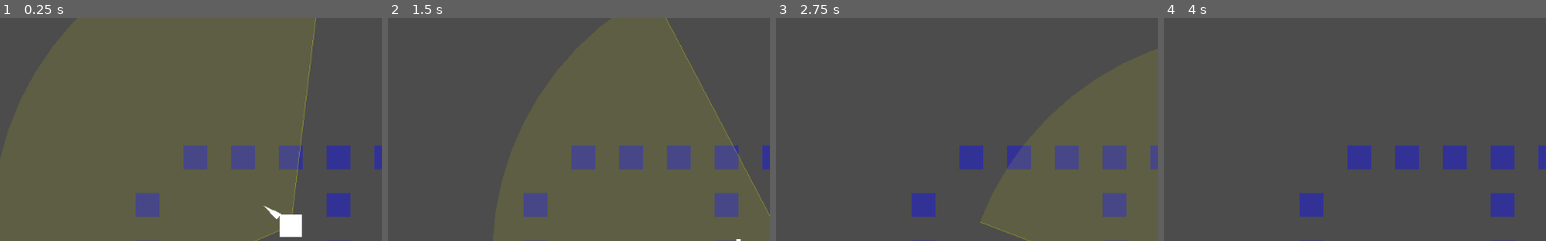
Above: before the commit, frames 1-4 (left to right).
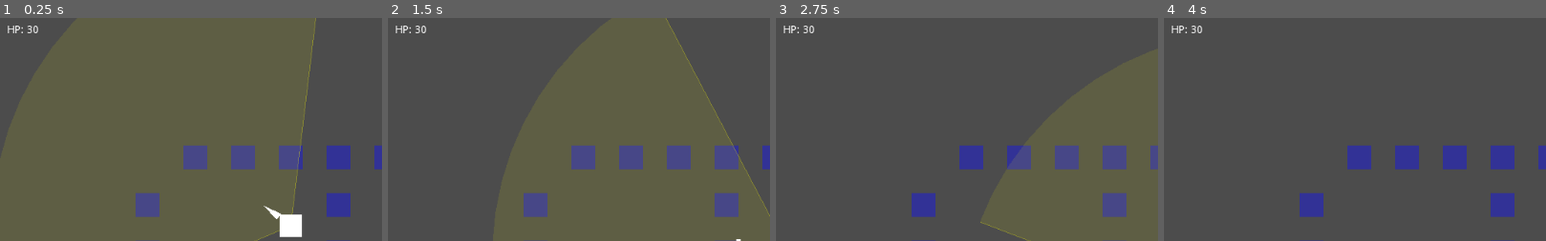
Above: after the commit, the same moments.

Repository: tvorj/topdownshooter
Game: Godot game, scene res://World.tscn
Same seed, same stepped clock (60 frames per second), same inputs: the game is played once before the commit and once after it. The engine's default icon, where the game draws it, is replaced by a stand-in: a white triangle on a blue panel in a dark square.
Inputs (mouse positions are % of the whole screen's width and height, from its top left):
- Up to frame 1 (0.25 s): no input
- Up to frame 2 (1.5 s): tap Enter at 0.5 s; move the mouse to (72, 45) at 0.52 s; hold D (move_right) 0.53-1.28 s; hold R 0.53-1.28 s; move the mouse to (30, 55) at 1.27 s; hold S (move_down) from 1.28 s (still down); click (30, 55) at 1.35 s
- Up to frame 3 (2.75 s): tap R at 1.55 s; move the mouse to (60, 28) at 2.02 s; release S (move_down) at 2.03 s; hold D (move_right) from 2.03 s (still down); hold R from 2.03 s (still down)
- Up to frame 4 (4 s): move the mouse to (45, 70) at 2.77 s; release D (move_right) at 2.78 s; release R at 2.78 s; hold W (move_up) 2.78-3.53 s; tap R at 2.85 s; move the mouse to (80, 65) at 3.52 s; hold A (move_left) from 3.53 s (still down); hold R from 3.53 s (still down); click (80, 65) at 3.6 s
The pictures show only the part of the screen within x 1-51%, y 3-53%; the shares and areas given below are measured in that part.

The runs differ from the first frame. In frame 1, 0.1% of the frame differs, in the area x 2-10%, y 3-7%; in frame 2, 0.1%; in frame 3, 0.1%; in frame 4, 0.1%.

Commit message:
Add gameplay UI and win lose conditions

Diff:
--- a/Player.gd
+++ b/Player.gd
@@ -7,8 +7,17 @@
 export var vision_distance = 400
 export var vision_angle = 120
 var aim_angle = 0.0
+onready var hp_label = get_node_or_null("../UI/HpLabel")
+var is_dead = false
 
 onready var aim = $Aim
+
+func update_hp_ui():
+	if hp_label:
+		hp_label.text = "HP: " + str(hp)
+
+func _ready():
+	update_hp_ui()
 
 func _physics_process(delta):
 	var direction = Vector2.ZERO
@@ -37,6 +46,8 @@
 
 	if Input.is_action_just_pressed("click"):
 		shoot()
+	if hp <= 0 and Input.is_key_pressed(KEY_R):
+		get_tree().reload_current_scene()
 
 func shoot():
 	print("shoot called!")  # проверка что функция вызывается
@@ -51,7 +62,16 @@
 	bullet.owner_node = self
 
 func take_damage(amount):
+	if is_dead:
+		return
+
 	hp -= amount
+
+	if hp < 0:
+		hp = 0
+
+	update_hp_ui()
+
 	print("Player HP: ", hp)
 
 	if DamageNumberScene:
@@ -63,9 +83,21 @@
 		die()
 
 func die():
+	if is_dead:
+		return
+
+	is_dead = true
 	print("Player died")
-	get_tree().reload_current_scene()
 
+	var lose_label = get_node_or_null("../UI/LoseLabel")
+	if lose_label:
+		lose_label.visible = true
+
+	var world = get_parent()
+	if world and world.has_method("on_player_died"):
+		world.on_player_died()
+
+	set_physics_process(false)
 #func shoot():
 #	var bullet = BulletScene.instance()
 #	get_parent().add_child(bullet)
--- /dev/null
+++ b/World.gd
@@ -0,0 +1,49 @@
+extends Node2D
+
+onready var win_label = get_node_or_null("UI/WinLabel")
+onready var lose_label = get_node_or_null("UI/LoseLabel")
+
+var game_over = false
+
+func _process(delta):
+	if game_over:
+		if Input.is_key_pressed(KEY_R):
+			get_tree().reload_current_scene()
+		return
+
+	var enemies = get_tree().get_nodes_in_group("enemy")
+
+	if enemies.size() == 0:
+		on_player_won()
+
+
+func on_player_died():
+	if game_over:
+		return
+
+	game_over = true
+
+	if lose_label:
+		lose_label.visible = true
+
+	stop_enemies()
+
+
+func on_player_won():
+	if game_over:
+		return
+
+	game_over = true
+
+	if win_label:
+		win_label.visible = true
+
+	stop_enemies()
+
+
+func stop_enemies():
+	var enemies = get_tree().get_nodes_in_group("enemy")
+
+	for enemy in enemies:
+		enemy.set_physics_process(false)
+		enemy.set_process(false)
--- a/World.tscn
+++ b/World.tscn
@@ -1,8 +1,9 @@
-[gd_scene load_steps=9 format=2]
+[gd_scene load_steps=10 format=2]
 
 [ext_resource path="res://Player.tscn" type="PackedScene" id=1]
 [ext_resource path="res://enemy.tscn" type="PackedScene" id=2]
 [ext_resource path="res://wall.png" type="Texture" id=3]
+[ext_resource path="res://World.gd" type="Script" id=4]
 
 [sub_resource type="ConvexPolygonShape2D" id=3]
 points = PoolVector2Array( 0, 0, 32, 0, 32, 32, 0, 32 )
@@ -65,6 +66,7 @@
 0/z_index = 0
 
 [node name="World" type="Node2D"]
+script = ExtResource( 4 )
 
 [node name="TileMap" type="TileMap" parent="."]
 tile_set = SubResource( 2 )
@@ -72,6 +74,40 @@
 tile_data = PoolIntArray( 196612, 0, 0, 196613, 0, 0, 196614, 0, 0, 196615, 0, 0, 196616, 0, 0, 196617, 0, 0, 196618, 0 …(299 unchanged characters)…
 
 [node name="Player" parent="." instance=ExtResource( 1 )]
+DamageNumberScene = null
 
 [node name="enemy" parent="." instance=ExtResource( 2 )]
 position = Vector2( 699, 400 )
+
+[node name="enemy2" parent="." instance=ExtResource( 2 )]
+position = Vector2( 872, 484 )
+
+[node name="enemy3" parent="." instance=ExtResource( 2 )]
+position = Vector2( 850, 165 )
+
+[node name="UI" type="CanvasLayer" parent="."]
+
+[node name="HpLabel" type="Label" parent="UI"]
+margin_left = 20.0
+margin_top = 30.0
+margin_right = 62.0
+margin_bottom = 44.0
+text = "HP: 30"
+
+[node name="LoseLabel" type="Label" parent="UI"]
+visible = false
+margin_left = 400.0
+margin_top = 250.0
+margin_right = 464.0
+margin_bottom = 264.0
+text = "YOU DIED
+Press R to restart"
+
+[node name="WinLabel" type="Label" parent="UI"]
+visible = false
+margin_left = 400.0
+margin_top = 250.0
+margin_right = 510.0
+margin_bottom = 281.0
+text = "YOU WIN
+Press R to restart"
--- a/enemy.gd
+++ b/enemy.gd
@@ -8,6 +8,7 @@
 
 export(PackedScene) var BulletScene
 export var shoot_cooldown = 1.0
+export var attack_distance = 350
 export(PackedScene) var DamageNumberScene
 
 var player = null
--- a/enemy.tscn
+++ b/enemy.tscn
@@ -16,6 +16,6 @@
 [node name="Sprite" type="Sprite" parent="."]
 texture = ExtResource( 1 )
 
-[node name="CollisionShape2D" type="CollisionShape2D" parent="."]
+[node name="CollisionShape2D" type="CollisionShape2D" parent="." groups=["enemy"]]
 position = Vector2( 0, -0.5 )
 shape = SubResource( 1 )
